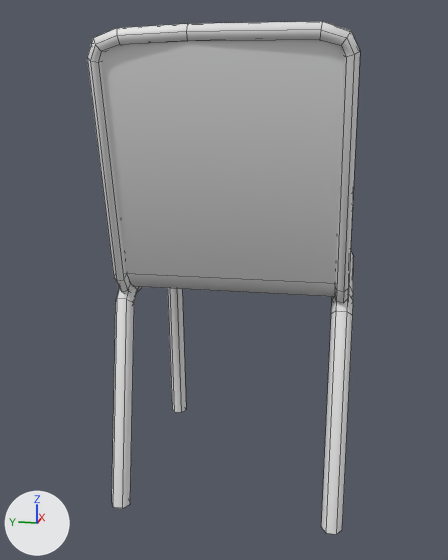
The FBX model Assets/3D/Props/Props/Props_Furniture_2.fbx: old version first, new version second.
Camera for both pictures: a 50 mm lens placed at (-2.85, -0.52, 1.62), pointed at (-0.06, 0.03, 0.92). Every picture has the same lights, and +X, +Y and +Z are marked at lower left. Mesh edges are drawn as thin lines.

In view in the first picture: 'Props_Furniture_2'.
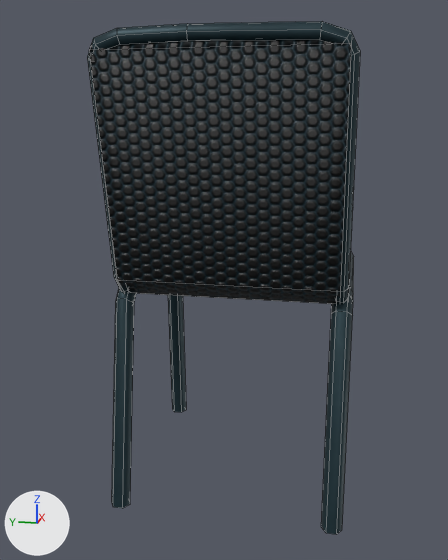
Commit message: fix 3D props boat + chair + tree + bush

What differs and where, as boxes [x1, y1, x2, y2] in the pictures (448 x 560 px):
'Props_Furniture_2', surface changed, reshaped (grey to cyan)
    both: [87, 21, 360, 534]
part 1 of me_nurbspath_004, added (black)
    after: [89, 40, 351, 304]

What changed in the scene script:
```text
Add img_t_furniture_2_metallicsmoothness_png:
    img_t_furniture_2_metallicsmoothness_png = load_image('T_Furniture_2_MetallicSmoothness.png', '../Texture_Props/T_Furniture_2_MetallicSmoothness.png', 512, 512, 'Non-Color')
Add img_t_furniture_2_albedotransparency_png:
    img_t_furniture_2_albedotransparency_png = load_image('T_Furniture_2_AlbedoTransparency.png', '../Texture_Props/T_Furniture_2_AlbedoTransparency.png', 512, 512, 'sRGB')
Add img_t_furniture_2_normal_png:
    img_t_furniture_2_normal_png = load_image('T_Furniture_2_Normal.png', '../Texture_Props/T_Furniture_2_Normal.png', 512, 512, 'Non-Color')
Change mat_furniture_2:
    add n2 = _N.new('ShaderNodeTexImage'); n2.name = 'Image Texture'
    add n2.image = img_t_furniture_2_albedotransparency_png
    add n3 = _N.new('ShaderNodeTexImage'); n3.name = 'Image Texture.001'
    add n3.image = img_t_furniture_2_metallicsmoothness_png
    add n4 = _N.new('ShaderNodeTexImage'); n4.name = 'Image Texture.002'
    add n4.image = img_t_furniture_2_normal_png
    add n5 = _N.new('ShaderNodeNormalMap'); n5.name = 'Normal Map'
    where n0 = _N.new('ShaderNodeBsdfPrincipled'); n0.name = 'Principled BSDF'
    add _L.new(n2.outputs[0], n0.inputs[0])  # 'Color' to 'Base Color'
    add _L.new(n3.outputs[0], n0.inputs[1])  # 'Color' to 'Metallic'
    add _L.new(n4.outputs[0], n5.inputs[1])  # 'Color' to 'Color'
    add _L.new(n5.outputs[0], n0.inputs[5])  # 'Normal' to 'Normal'
Change me_nurbspath_004:
    used by ob_props_furniture_2; location = (0.0, 0.0, 0.0)
    remove me_nurbspath_004.from_pydata(...)  # 244 vertices, 208 faces; spans x -0.6..0.54, y -0.56..0.47, z -0.04..1.97
    add me_nurbspath_004.from_pydata(...)  # 254 vertices, 222 faces; spans x -0.6..0.54, y -0.56..0.47, z -0.04..1.97
    me_nurbspath_004 part 1
    10 vertices are added at x -0.6..0.43, y -0.51..0.43, z 0.88..1.89
    14 new faces join them
```
